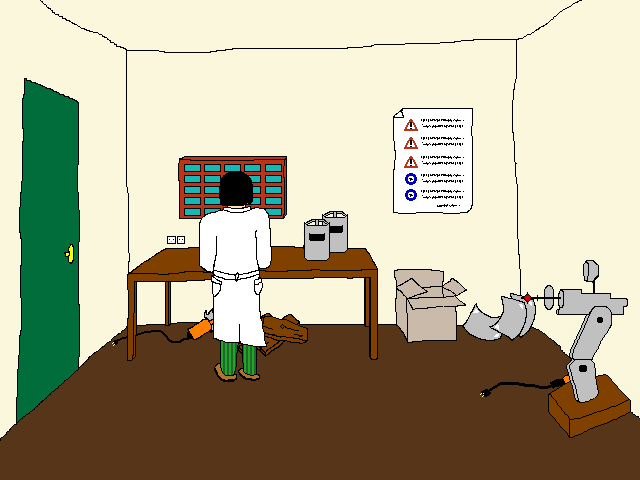
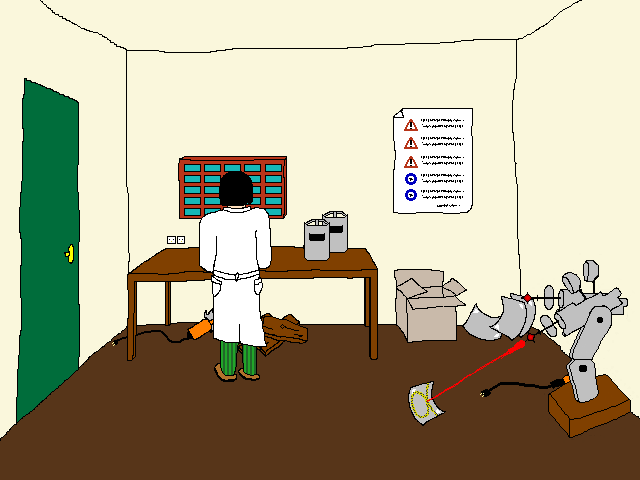
The second 640×480 image is a revision of the first. Changes to its layers:
added layer "Calque Copié" above "Calque Copié #1" over [427, 272, 633, 440]
added layer "Calque Copié #1" above "atelier_moustikiller" over [408, 381, 446, 426]
